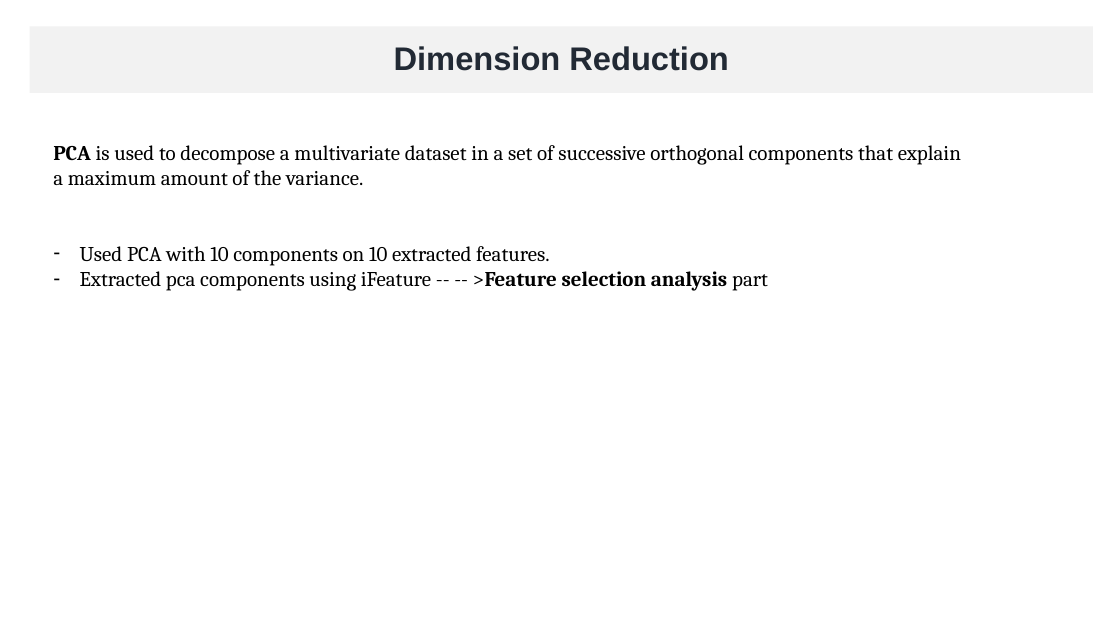
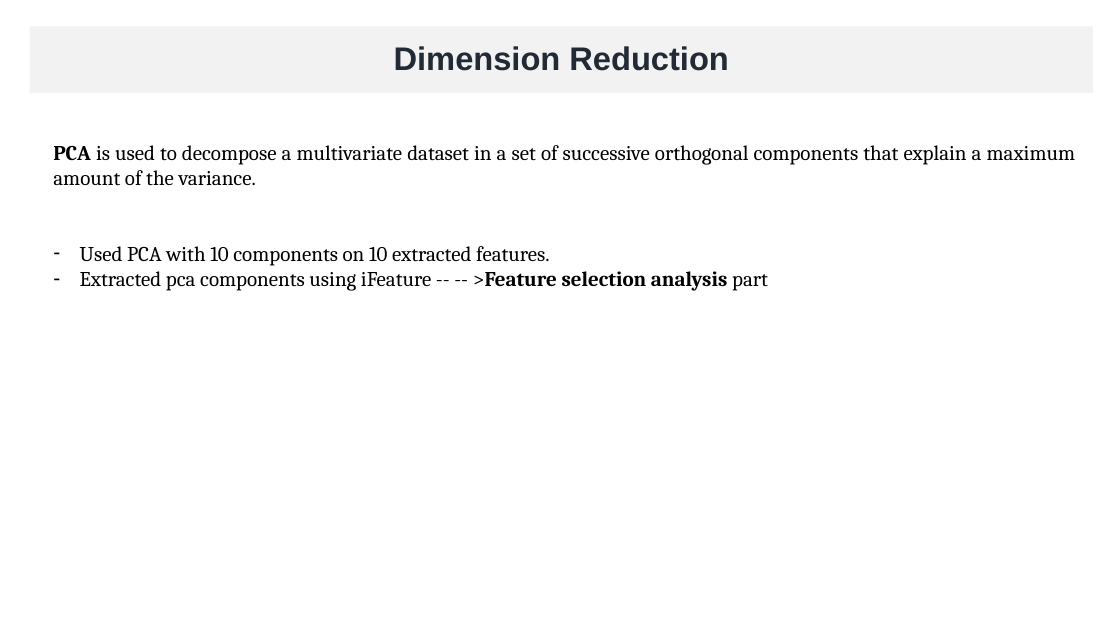
Before and after one commit to mtzynb/MyThesis, a slide deck: slide 24 of ThesisPresentation/thesis_presentation_26012022_Winter.pptx. Drawn at 1120x630 pixels with LibreOffice and Linux fonts; fonts in the diff are those of the drawing. Boxes give left, top, right and bottom in pixels: in the first picture for what was removed or moved away, otherwise in the second. Text is boxed around its words. In the diff, an @@ line names an element or a change of style, - is before the commit and + after.

```diff
--- a/ThesisPresentation/thesis_presentation_26012022_Winter.pptx
+++ b/ThesisPresentation/thesis_presentation_26012022_Winter.pptx
@@ text "PCA is used to decompose ..." rewrapped from [53,145,961,291] to [53,145,1075,291] @@
```
Also in this commit, not shown: 17 other slides changed, 4 slides added, 11 slides removed, 1 other file.
